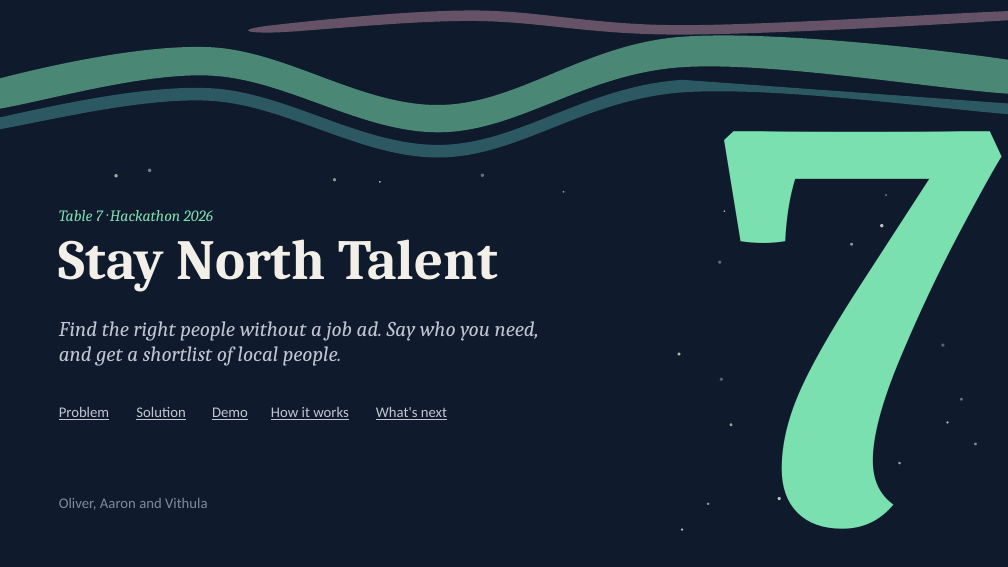
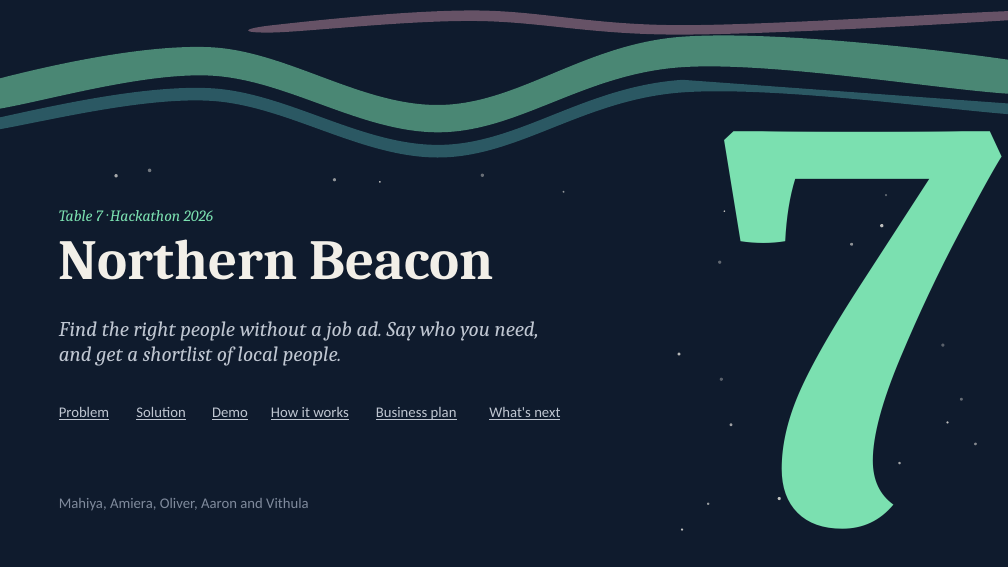
Before and after one commit to OP793/Table7, a slide deck: slide 1 of presentation/Table7-pitch-deck.pptx. Drawn at 1008x567 pixels with LibreOffice and Linux fonts; fonts in the diff are those of the drawing. Boxes give left, top, right and bottom in pixels: in the first picture for what was removed or moved away, otherwise in the second. Text is boxed around its words. In the diff, an @@ line names an element or a change of style, - is before the commit and + after.

```diff
--- a/presentation/Table7-pitch-deck.pptx
+++ b/presentation/Table7-pitch-deck.pptx
@@ title at [59, 239, 494, 280]: text changed @@
-Stay North Talent
+Northern Beacon
@@ text added at [376, 407, 457, 420], 14 pt, text #BFC6D1, underline @@
+Business plan
@@ text "What's next": place and size @@
-text "What's next" at [376, 407, 447, 420]
+text "What's next" at [489, 407, 560, 420]
@@ text at [59, 498, 309, 510]: text changed @@
-Oliver, Aaron and Vithula
+Mahiya, Amiera, Oliver, Aaron and Vithula
```
Also in this commit, not shown: 6 other slides changed, 4 slides added.
